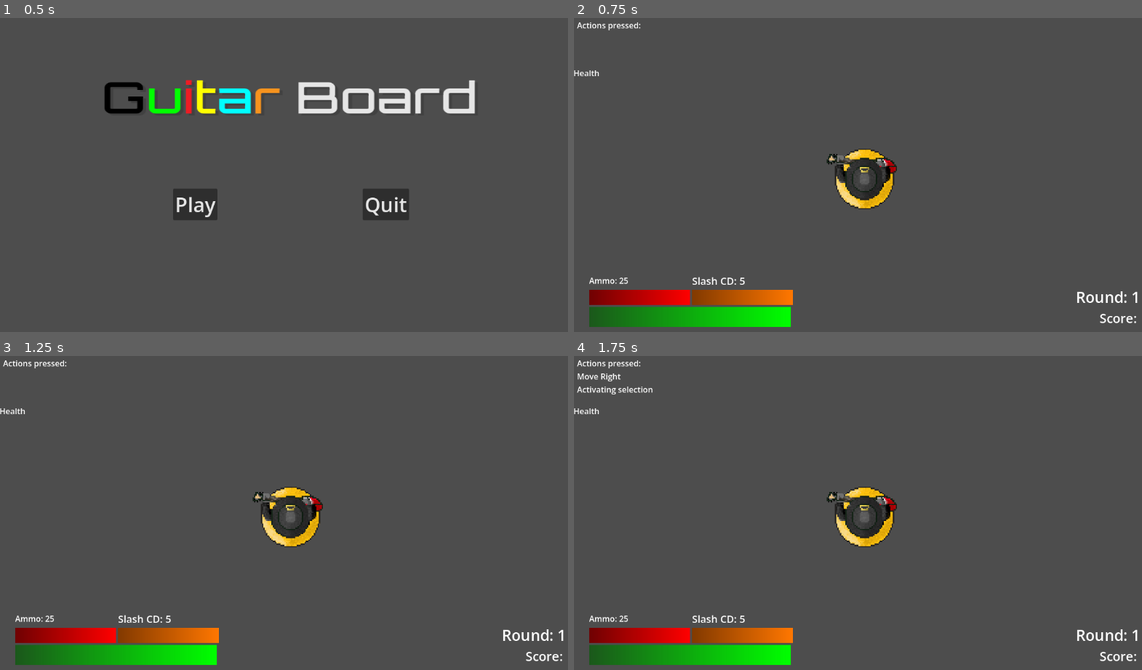
Above: before the commit, frames 1-4 (two rows, left to right).
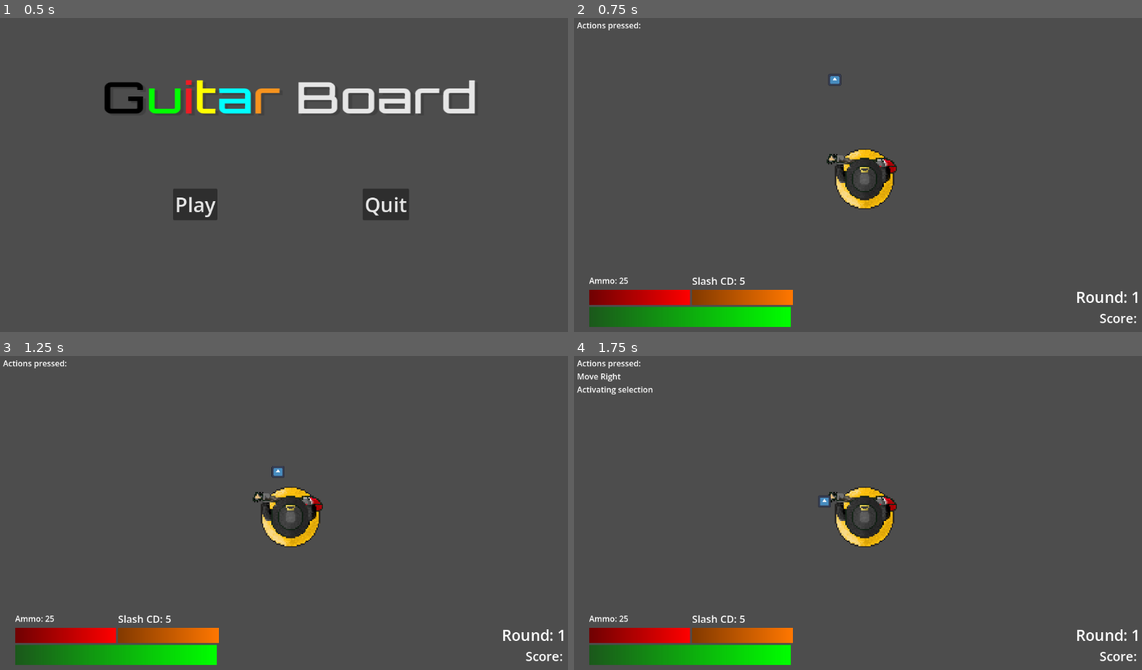
Above: after the commit, the same moments.

Repository: Rhyslan/GuitarBoard_Game
Game: Godot game, scene res://scenes/title/title_screen.tscn
Same seed, same stepped clock (60 frames per second), same inputs: the game is played once before the commit and once after it. The engine's default icon, where the game draws it, is replaced by a stand-in: a white triangle on a blue panel in a dark square.
Inputs:
- Up to frame 1 (0.5 s): no input
- Up to frame 2 (0.75 s): click "Play" at 0.5 s
- Up to frame 3 (1.25 s): no input
- Up to frame 4 (1.75 s): hold D (Right) from 1.28 s (still down); hold Left (Attack) from 1.28 s (still down); tap Space (Jump) at 1.52 s

Frame 1 is identical in both runs. In frame 2, 0.1% of the frame differs, in the area x 0-48%, y 16-22%; in frame 3, 0.1%; in frame 4, 0.1%, in the area x 0-46%, y 16-49%.

Commit message:
Add pause and game over menus and minor fixes

Diff:
--- a/guitar-board/entities/enemies/enemies.gd
+++ b/guitar-board/entities/enemies/enemies.gd
@@ -9,7 +9,7 @@
 
 
 #follows player position
-func _physics_process(delta: float):
+func _physics_process(_delta: float):
 	var direction = global_position.direction_to(player.global_position)
 	velocity = direction * 300.0
 	move_and_slide()
--- a/guitar-board/entities/player/player.gd
+++ b/guitar-board/entities/player/player.gd
@@ -1,5 +1,8 @@
 class_name Player extends CharacterBody2D
 
+
+signal pause_pressed()
+signal game_over_signal()
 
 @export var ui: GameUI
 @export var max_health := 100.0
@@ -20,7 +23,6 @@
 @export var shield_refill_rate := 2
 
 var rot_vel := 0.0
-var health := max_health
 var selectedActions := {
 	"gun": false,
 	"beam": false,
@@ -39,6 +41,7 @@
 @onready var beam := $Beam
 @onready var slash := $Slash
 @onready var attack_spawn := $AttackSpawn
+@onready var health := max_health
 
 
 func _ready() -> void:
@@ -46,7 +49,7 @@
 
 
 func _physics_process(delta: float) -> void:
-	ui.update_display(health, round(bullets_remaining), beam_remaining, shield_remaining, slash_cooldown)
+	ui.update_display(round(health), round(bullets_remaining), beam_remaining, shield_remaining, slash_cooldown)
 	get_input(delta)
 	move_and_slide()
 
@@ -111,6 +114,10 @@
 		beam.set_is_casting(false)
 		beam_refil(delta)
 
+	# Pause
+	if Input.is_action_just_pressed("Pause"):
+		pause_pressed.emit()
+
 func jump():
 	print("jumped")
 
@@ -160,8 +167,10 @@
 	print("holding shield")
 
 
-func get_hit(health_lost):
-	health-=health_lost
+func get_hit(health_lost: float):
+	health -= health_lost
+
+	print(health)
 
 	if health <= 0:
 		game_over()
@@ -171,4 +180,4 @@
 #game over (temp)
 func game_over():
 	health = 0
-	print("Game Over!")
+	game_over_signal.emit()
--- a/guitar-board/entities/player/player.tscn
+++ b/guitar-board/entities/player/player.tscn
@@ -1,7 +1,6 @@
 [gd_scene format=3 uid="uid://bg6bi64miavng"]
 
 [ext_resource type="Script" uid="uid://bnueex7p0hhet" path="res://entities/player/player.gd" id="1_abrql"]
-[ext_resource type="PackedScene" uid="uid://bhmf7u255m5s6" path="res://entities/player/bullet.tscn" id="2_sglur"]
 [ext_resource type="Texture2D" uid="uid://c4112t0f88k5s" path="res://assets/player/Player.png" id="3_fkugw"]
 [ext_resource type="PackedScene" uid="uid://46e1880n55v4" path="res://entities/player/slash.tscn" id="4_fkugw"]
 [ext_resource type="PackedScene" uid="uid://dpydk6uympif0" path="res://entities/player/beam.tscn" id="5_8fjmc"]
@@ -11,7 +10,6 @@
 
 [node name="Player" type="CharacterBody2D" unique_id=2057214509]
 script = ExtResource("1_abrql")
-Bullet = ExtResource("2_sglur")
 
 [node name="Sprite2D" type="Sprite2D" parent="." unique_id=1378449976]
 scale = Vector2(0.1, 0.1)
--- a/guitar-board/project.godot
+++ b/guitar-board/project.godot
@@ -102,6 +102,11 @@
 , Object(InputEventKey,"resource_local_to_scene":false,"resource_name":"","device":-1,"window_id":0,"alt_pressed":false …(183 unchanged characters)…
 ]
 }
+Pause={
+"deadzone": 0.2,
+"events": [Object(InputEventKey,"resource_local_to_scene":false,"resource_name":"","device":-1,"window_id":0,"alt_pressed":false,"shift_pressed":false,"ctrl_pressed":false,"meta_pressed":false,"pressed":false,"keycode":0,"physical_keycode":4194305,"key_label":0,"unicode":0,"location":0,"echo":false,"script":null)
+]
+}
 
 [physics]
 
--- a/guitar-board/scenes/test/test.gd
+++ b/guitar-board/scenes/test/test.gd
@@ -2,11 +2,11 @@
 
 signal round_change(new_round)
 
-var input_list = "Actions pressed:\n"
+var input_list := "Actions pressed:\n"
 var mob := preload("res://entities/enemies/mob.tscn")
 
-@onready var round := 1
-@onready var round_timer := 0
+@onready var round_num := 1
+@onready var round_timer := 0.0
 @onready var player = get_node("/root/Test/Player")
 
 
@@ -39,15 +39,19 @@
 	if Input.is_action_pressed("Reload"):
 		input_list += "Reloading\n"
 
+	# Pausing
+	if Input.is_action_just_pressed("Pause"):
+		input_list += "Game Paused\n"
+
 	$"UI Canvas/UI/Label".text = input_list
 	#$CanvasLayer/UI/Health.text = "Health: " + str(player.health)
 
-	# Round timer updates, after 60 seconds round updates
+	# Round timer updates, after 30 seconds round updates
 	round_timer += delta
 	if round_timer >= 30:
 		round_timer = 0
-		round += 1
-		round_change.emit(round)
+		round_num += 1
+		round_change.emit(round_num)
 
 	# spawn path follows the player
 	# spawning always out of view
--- a/guitar-board/scenes/test/test.tscn
+++ b/guitar-board/scenes/test/test.tscn
@@ -4,6 +4,7 @@
 [ext_resource type="PackedScene" uid="uid://bg6bi64miavng" path="res://entities/player/player.tscn" id="2_st4qh"]
 [ext_resource type="Script" uid="uid://bhyhscjyq2jpa" path="res://scenes/test/ui.gd" id="3_st4qh"]
 [ext_resource type="Script" uid="uid://cmh6c1tpt43tt" path="res://scenes/test/spawn_timer.gd" id="4_51e2l"]
+[ext_resource type="PackedScene" uid="uid://b0j21hee1km24" path="res://entities/enemies/mob.tscn" id="5_oj4i3"]
 
 [sub_resource type="Gradient" id="Gradient_51e2l"]
 colors = PackedColorArray(1, 1, 1, 1, 1, 1, 1, 1)
@@ -86,14 +87,6 @@
 offset_bottom = -393.0
 grow_horizontal = 2
 grow_vertical = 2
-
-[node name="Health" type="Label" parent="UI Canvas/UI" unique_id=419913043]
-layout_mode = 0
-offset_left = -1.0
-offset_top = 102.0
-offset_right = 51.0
-offset_bottom = 125.0
-text = "Health"
 
 [node name="Resources" type="MarginContainer" parent="UI Canvas/UI" unique_id=591660455]
 layout_mode = 1
@@ -181,6 +174,76 @@
 theme_override_font_sizes/font_size = 25
 text = "Score: "
 
+[node name="PauseMenu" type="CenterContainer" parent="UI Canvas/UI" unique_id=1850675293]
+process_mode = 2
+custom_minimum_size = Vector2(500, 200)
+layout_mode = 1
+anchors_preset = -1
+anchor_left = 0.5
+anchor_top = 0.5
+anchor_right = 0.5
+anchor_bottom = 0.5
+offset_left = -20.0
+offset_top = -20.0
+offset_right = 20.0
+offset_bottom = 20.0
+grow_horizontal = 2
+grow_vertical = 2
+
+[node name="VBoxContainer" type="VBoxContainer" parent="UI Canvas/UI/PauseMenu" unique_id=2124446116]
+layout_mode = 2
+theme_override_constants/separation = 50
+alignment = 1
+
+[node name="Label" type="Label" parent="UI Canvas/UI/PauseMenu/VBoxContainer" unique_id=1133919830]
+layout_mode = 2
+theme_override_font_sizes/font_size = 40
+text = "PAUSED"
+horizontal_alignment = 1
+
+[node name="UnPauseButton" type="Button" parent="UI Canvas/UI/PauseMenu/VBoxContainer" unique_id=1641398506]
+layout_mode = 2
+text = "Continue"
+
+[node name="TitleButton" type="Button" parent="UI Canvas/UI/PauseMenu/VBoxContainer" unique_id=537978912]
+layout_mode = 2
+text = "Return to title"
+
+[node name="GameOverMenu" type="CenterContainer" parent="UI Canvas/UI" unique_id=610152947]
+process_mode = 2
+custom_minimum_size = Vector2(500, 200)
+layout_mode = 1
+anchors_preset = -1
+anchor_left = 0.5
+anchor_top = 0.5
+anchor_right = 0.5
+anchor_bottom = 0.5
+offset_left = -20.0
+offset_top = -20.0
+offset_right = 20.0
+offset_bottom = 20.0
+grow_horizontal = 2
+grow_vertical = 2
+
+[node name="VBoxContainer" type="VBoxContainer" parent="UI Canvas/UI/GameOverMenu" unique_id=1872646248]
+layout_mode = 2
+theme_override_constants/separation = 50
+alignment = 1
+
+[node name="Label" type="Label" parent="UI Canvas/UI/GameOverMenu/VBoxContainer" unique_id=313329634]
+layout_mode = 2
+theme_override_font_sizes/font_size = 40
+text = "GAME OVER"
+horizontal_alignment = 1
+
+[node name="RetryButton" type="Button" parent="UI Canvas/UI/GameOverMenu/VBoxContainer" unique_id=1772769830]
+layout_mode = 2
+text = "Retry"
+
+[node name="TitleButton" type="Button" parent="UI Canvas/UI/GameOverMenu/VBoxContainer" unique_id=1894923846]
+layout_mode = 2
+text = "Return to title"
+
 [node name="BG Canvas" type="CanvasLayer" parent="." unique_id=976736944]
 layer = -30
 
@@ -195,6 +258,7 @@
 position = Vector2(1482, 901)
 platform_floor_layers = 4294901760
 ui = NodePath("../UI Canvas/UI")
+max_health = 10.0
 
 [node name="Path2D" type="Path2D" parent="Player" unique_id=2075246612]
 position = Vector2(-620, -158)
@@ -214,6 +278,12 @@
 autostart = true
 script = ExtResource("4_51e2l")
 
+[node name="Mob" parent="." unique_id=409378065 instance=ExtResource("5_oj4i3")]
+position = Vector2(1388, 607)
+dmg_per_sec = 10.0
+
 [connection signal="round_change" from="." to="UI Canvas/UI" method="_on_test_round_change"]
 [connection signal="round_change" from="." to="SpawnTimer" method="_on_round_change"]
+[connection signal="game_over_signal" from="Player" to="UI Canvas/UI" method="_on_player_game_over_signal"]
+[connection signal="pause_pressed" from="Player" to="UI Canvas/UI" method="_on_player_pause_pressed"]
 [connection signal="timeout" from="SpawnTimer" to="." method="_on_timer_timeout"]
--- a/guitar-board/scenes/test/ui.gd
+++ b/guitar-board/scenes/test/ui.gd
@@ -11,18 +11,34 @@
 @onready var round_tracker: Label = $RoundScore/VBoxContainer/Round
 @onready var score_tracker: Label = $RoundScore/VBoxContainer/Score
 
+# Pause Menu
+@onready var pause_menu: CenterContainer = $PauseMenu
+@onready var unpause_button: Button = $PauseMenu/VBoxContainer/UnPauseButton
+@onready var pause_title_button: Button = $PauseMenu/VBoxContainer/TitleButton
+
+# Game over menu
+@onready var game_over_menu: CenterContainer = $GameOverMenu
+@onready var retry_button: Button = $GameOverMenu/VBoxContainer/RetryButton
+@onready var go_title_button: Button = $GameOverMenu/VBoxContainer/TitleButton
+
 
 func _ready():
 	round_tracker.text = "Round: 1"
+
+	# Pause menu
+	unpause_button.pressed.connect(_unpause)
+	pause_title_button.pressed.connect(_go_title)
+	pause_menu.hide()
+
+	# Game over menu
+	retry_button.pressed.connect(_retry)
+	go_title_button.pressed.connect(_go_title)
+	game_over_menu.hide()
 
 
 # TODO: Change UI values to match game values, i.e. health_bar.value = Player Health
 #func _process(delta):
 #	pass
-
-
-func _on_test_round_change(new_round: int):
-	round_tracker.text = "Round: " + str(new_round)
 
 
 func set_max_values(health: float, beam: float, shield: float):
@@ -31,9 +47,35 @@
 	shield_bar.max_value = shield
 
 
-func update_display(health: int, bullet_count: int, beam_value: float, shield_value: float, slash_val: int):
+func update_display(health: float, bullet_count: int, beam_value: float, shield_value: float, slash_val: int):
 	health_bar.value = health
 	ammo_count.text = "Ammo: %s" % str(bullet_count)
 	beam_bar.value = beam_value
 	shield_bar.value = shield_value
 	slash_cd.text = "Slash CD: %s" % str(slash_val)
+
+
+func _on_test_round_change(new_round: int):
+	round_tracker.text = "Round: " + str(new_round)
+
+
+func _on_player_pause_pressed() -> void:
+	get_tree().paused = true
+	pause_menu.show()
+
+func _on_player_game_over_signal() -> void:
+	get_tree().paused = true
+	game_over_menu.show()
+
+func _unpause():
+	pause_menu.hide()
+	get_tree().paused = false
+
+func _retry():
+	get_tree().paused = false
+	get_tree().reload_current_scene()
+
+func _go_title():
+	# Has to unpause otherwise gets stuck on title screen
+	get_tree().paused = false
+	get_tree().change_scene_to_file("res://scenes/title/title_screen.tscn")
